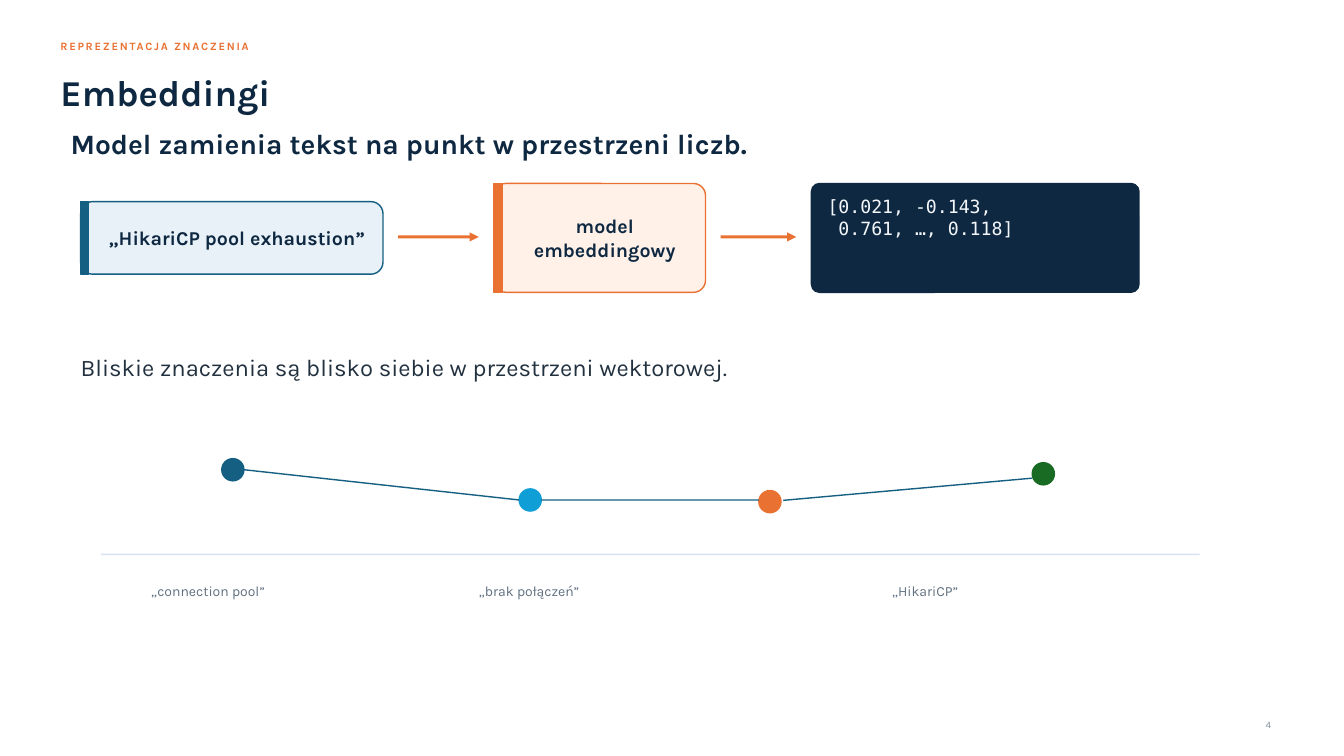
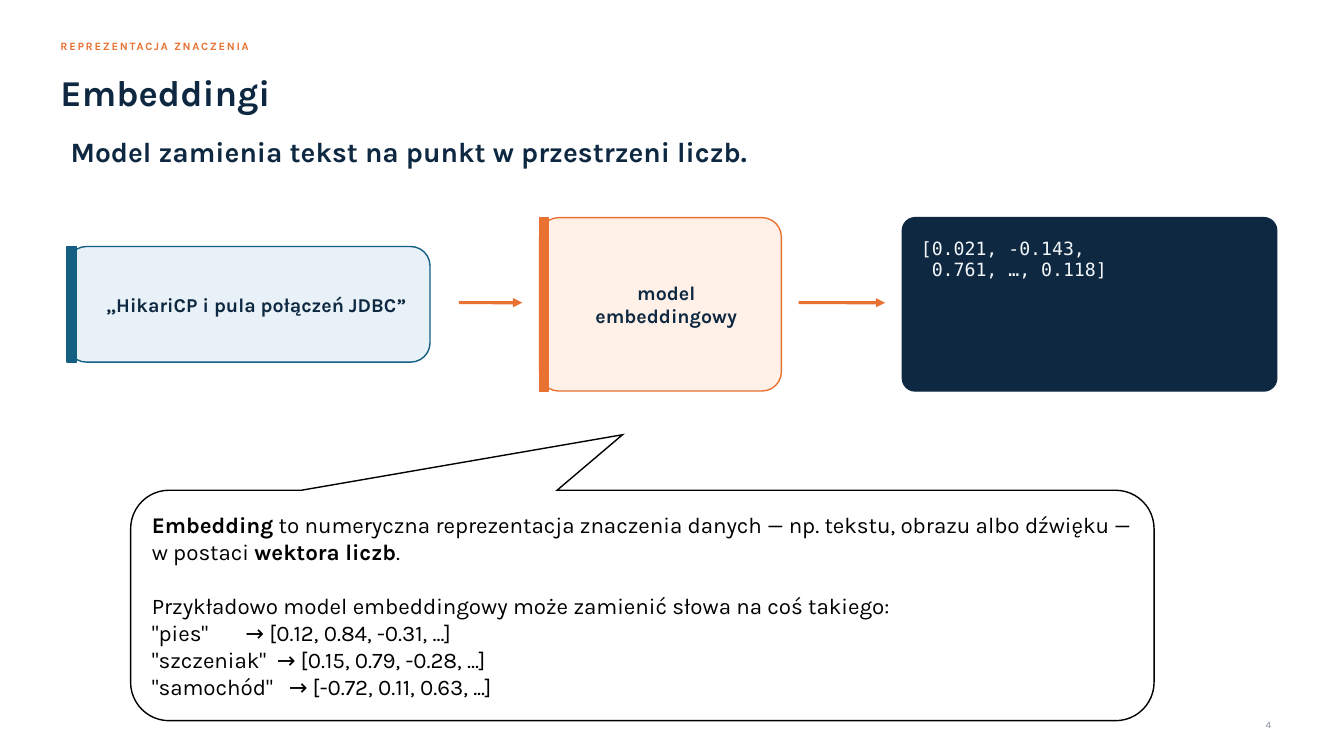
Before and after one commit to toudidel/semantic-search-demo, a slide deck: slide 4 of semantic-search.pptx. Drawn at 1344x756 pixels with LibreOffice and Linux fonts; fonts in the diff are those of the drawing. Boxes give left, top, right and bottom in pixels: in the first picture for what was removed or moved away, otherwise in the second. Text is boxed around its words. In the diff, an @@ line names an element or a change of style, - is before the commit and + after.

Commit message:
Added presentation (pl)

```diff
--- a/semantic-search.pptx
+++ b/semantic-search.pptx
@@ text "Model zamienia tekst na punkt ...": place and size @@
-text "Model zamienia tekst na punkt ..." at <box>71,134,747,161</box>
+text "Model zamienia tekst na punkt ..." at <box>71,142,747,169</box>
@@ rounded rectangle: place and size @@
-rounded rectangle at <box>494,184,706,292</box>
+rounded rectangle at <box>539,218,781,391</box>
@@ rectangle: place and size @@
-rectangle at <box>494,184,502,292</box>
+rectangle at <box>539,218,548,391</box>
@@ text "model": place and size @@
-text "model" at <box>534,219,676,262</box>
+text "model" at <box>595,286,737,328</box>
@@ rounded rectangle: place and size @@
-rounded rectangle at <box>812,184,1139,292</box>
+rounded rectangle at <box>902,218,1276,391</box>
@@ text "[0.021, -0.143,": place and size @@
-text "[0.021, -0.143," at <box>828,199,1014,238</box>
+text "[0.021, -0.143," at <box>921,241,1107,279</box>
@@ rounded rectangle: place and size @@
-rounded rectangle at <box>81,202,383,274</box>
+rounded rectangle at <box>68,247,431,363</box>
@@ rectangle: place and size @@
-rectangle at <box>81,202,89,274</box>
+rectangle at <box>68,247,77,363</box>
@@ text at <box>106,296,406,317</box>: text changed @@
-„HikariCP pool exhaustion”
+„HikariCP i pula połączeń JDBC”
@@ arrow moved from (398, 237) - (479, 237) to (459, 302) - (522, 302) @@
@@ arrow moved from (721, 237) - (797, 237) to (799, 302) - (885, 302) @@
@@ text removed at <box>81,359,727,382</box> @@
-Bliskie znaczenia są blisko siebie w przestrzeni wektorowej.
@@ ellipse removed at <box>222,459,244,481</box> @@
@@ line removed from (244, 470) to (519, 500) @@
@@ line removed from (783, 500) to (1032, 478) @@
@@ ellipse removed at <box>1032,463,1055,485</box> @@
@@ rounded speech box added at <box>131,490,1154,721</box>, fill #FFFFFF, outline #000000 1 pt, 16 pt, text #000000 @@
+Embedding to numeryczna reprezentacja znaczenia danych — np. tekstu, obrazu albo dźwięku —
+w postaci wektora liczb.
+Przykładowo model embeddingowy może zamienić słowa na coś takiego:
+"pies" → [0.12, 0.84, -0.31, ...]
+"szczeniak" → [0.15, 0.79, -0.28, ...]
+"samochód" → [-0.72, 0.11, 0.63, ...]
@@ ellipse removed at <box>519,489,541,511</box> @@
@@ line removed from (541, 500) to (759, 500) @@
@@ ellipse removed at <box>759,491,781,513</box> @@
@@ line removed from (101, 555) to (1200, 555) @@
@@ text removed at <box>151,586,265,599</box> @@
-„connection pool”
@@ text removed at <box>479,585,579,599</box> @@
-„brak połączeń”
@@ text removed at <box>892,586,958,598</box> @@
-„HikariCP”
```
Also in this commit, not shown: 12 other slides changed, 1 slide added, 1 slide removed.
